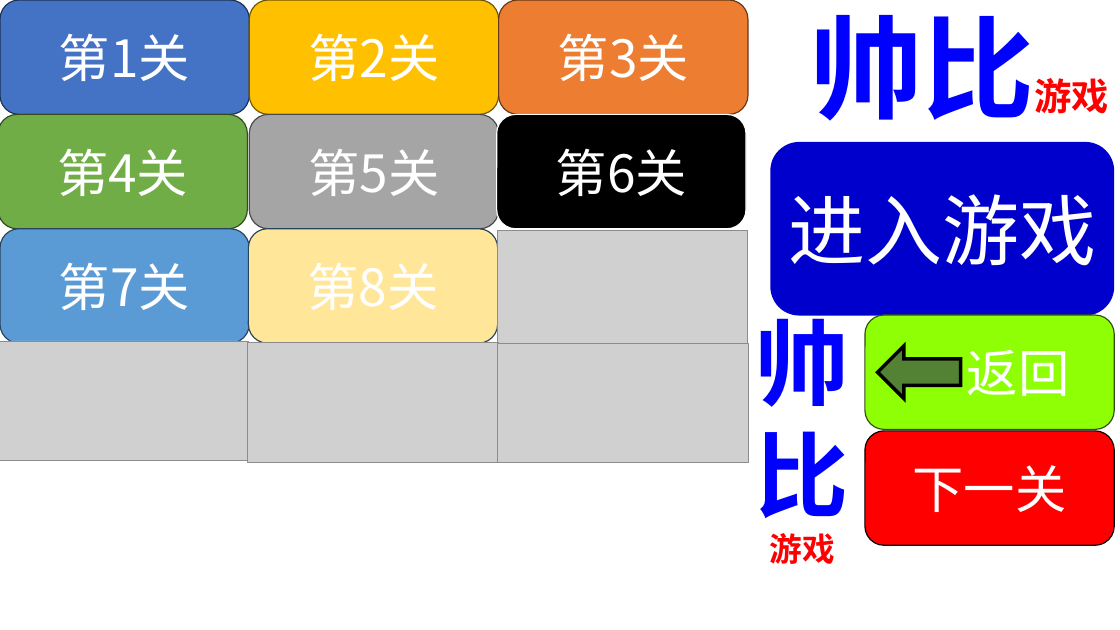
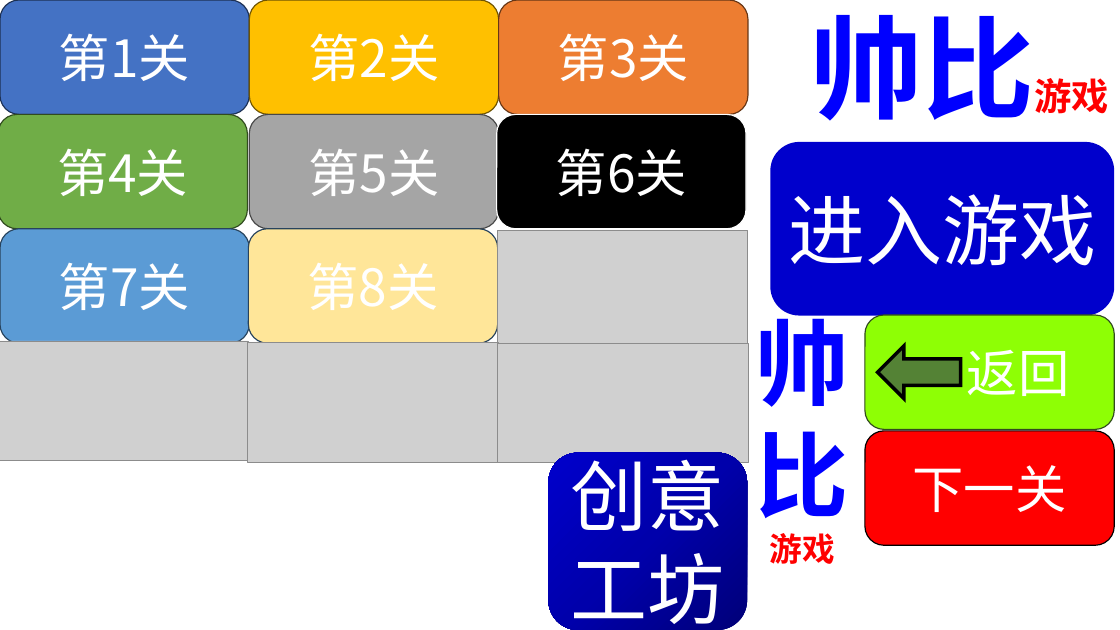
Before and after one commit to Jiaxuans/ShuaiBi-Game, a slide deck: slide 1 of images/按钮BUTTON.pptx. Drawn at 1120x630 pixels with LibreOffice and Linux fonts; fonts in the diff are those of the drawing; grey boxes stand for pictures. Boxes give left, top, right and bottom in pixels: in the first picture for what was removed or moved away, otherwise in the second. Text is boxed around its words. In the diff, an @@ line names an element or a change of style, - is before the commit and + after.

```diff
--- a/images/按钮BUTTON.pptx
+++ b/images/按钮BUTTON.pptx
@@ rounded rectangle added at [549, 453, 748, 630], fill gradient #000079 to #0000AC to #0000CC, 66 pt, text #FFFFFF @@
+创意工坊
```
Also in this commit, not shown: 1 other slide changed, 40 other files.
